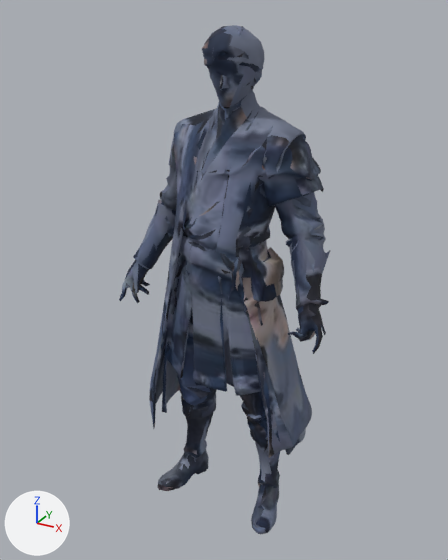
Renders of the glTF model project/assets/models/board/pathc_ship/outfit_light_inf_t1_m.glb from each side of a commit.
Both versions are drawn from a camera (50 mm lens) standing at (0.986, -1.85, 1.898) and looking at (-0.051, 0.037, 0.954). Every picture has the same lights, and +X, +Y and +Z are marked at lower left. The first picture is the older version. Vertices at exactly the same position are counted once.

The first picture shows 'outfit_light_inf_t1_m'.
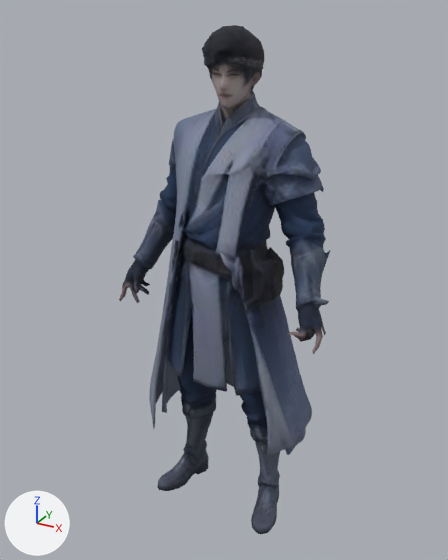
Boxes [x1, y1, x2, y2] around the edits, measured in the pictures (448 x 560 px):
part 1 of me_node_0_001, reshaped: before [127, 25, 324, 515]; after [127, 25, 324, 528]
part 2 of me_node_0_001, surface changed: [119, 25, 330, 534] in both

What the commit changed:
me_node_0_001 is used by ob_outfit_light_inf_t1_m; location (0.0, 0.0, 0.0).
me_node_0_001 had 5496 vertices, 10995 faces and spanned x -0.43..0.41, y -0.2..0.29, z 0.0..1.85.
me_node_0_001 now has 5745 vertices, 11493 faces and spans x -0.43..0.41, y -0.2..0.29, z 0.0..1.85.
me_node_0_001 part 1: 17 vertices moved within x -0.25..0.33, y -0.17..0.22, z 0.33..1.51; 131 vertices removed from x -0.37..0.38, y -0.16..0.24, z 0.0..1.84; 380 vertices added at x -0.38..0.39, y -0.16..0.26, z 0.0..1.84.
me_node_0_001 part 2: 9605 kept faces spanning x -0.43..0.41, y -0.2..0.29, z 0.0..1.85 get new texture (UV) coordinates.
